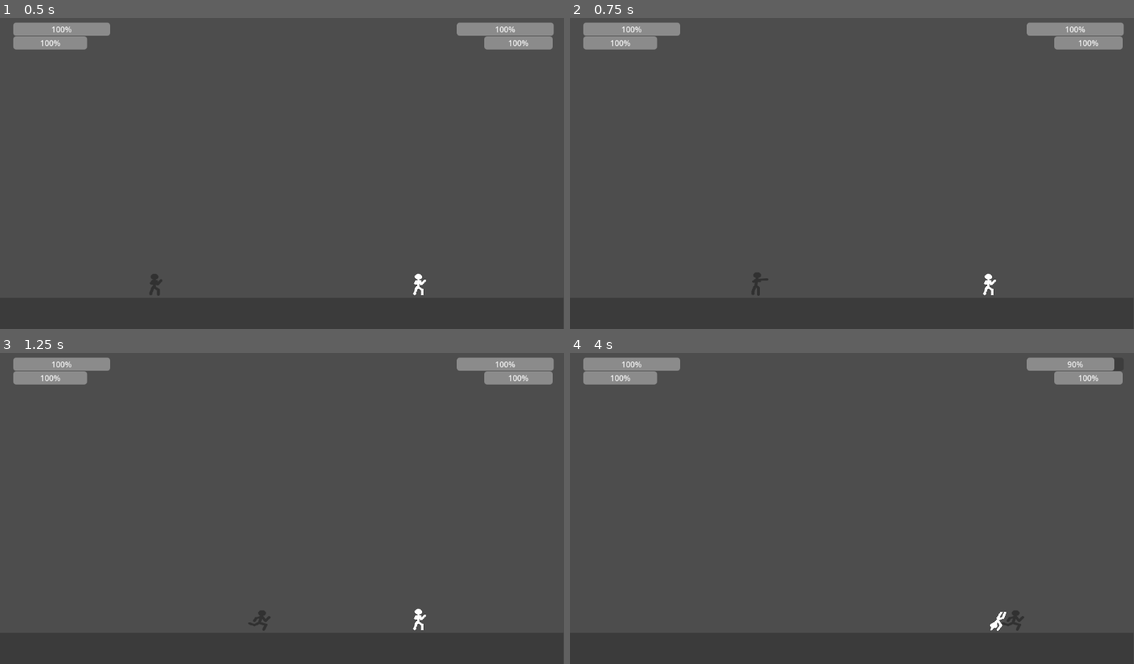
Above: before the commit, frames 1-4 (two rows, left to right).
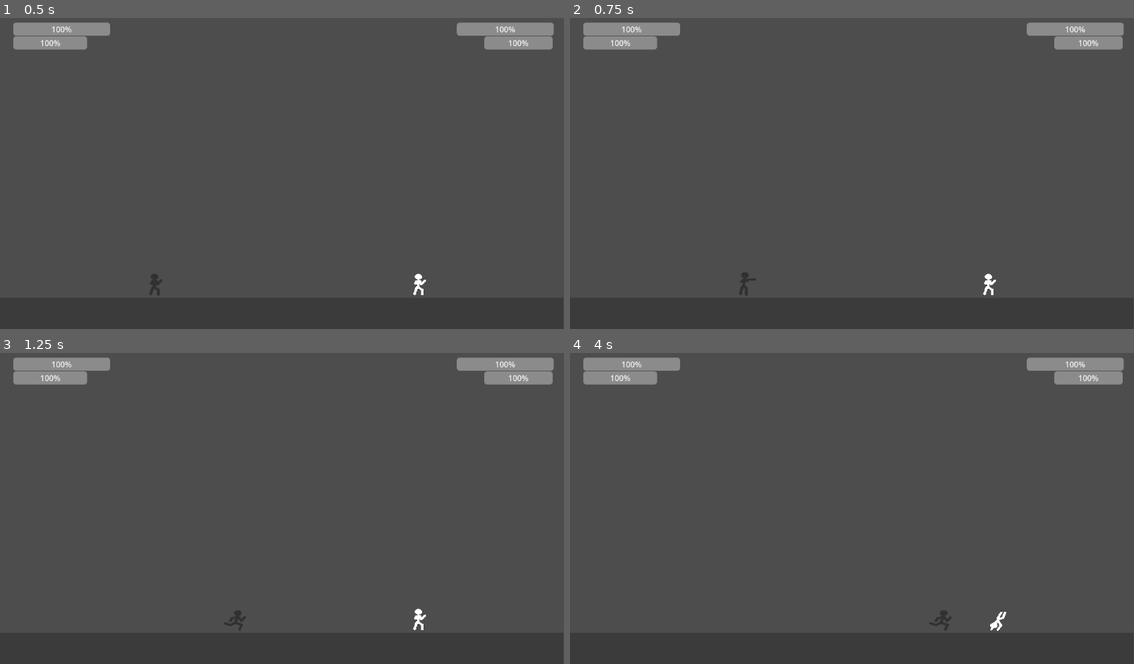
Above: after the commit, the same moments.

Repository: dsivodhamen-cmd/RunTheFade
Game: Godot game, scene res://scenes/game.tscn
The game is run twice, just before and just after one commit, with the same random seed, the same clock (stepped at 60 frames per second) and the same inputs.
Inputs:
- Up to frame 1 (0.5 s): no input
- Up to frame 2 (0.75 s): hold D (p1_right) from 0.53 s (still down); tap C (p1_light_attack) at 0.6 s
- Up to frame 3 (1.25 s): keep holding D (p1_right); tap W (p1_up) at 0.77 s; tap N (p2_light_attack) at 0.8 s
- Up to frame 4 (4 s): tap N (p2_light_attack) at 1.35, 2.3, 3.8 s; tap W (p1_up) at 1.52, 3.02, 3.77 s; tap C (p1_light_attack) at 1.55, 3.05, 3.6 s; release D (p1_right) at 2.03 s; hold A (p1_left) 2.03-2.78 s; hold F (p1_block) 2.03-2.78 s; hold D (p1_right) from 2.78 s (still down); tap X (p1_heavy_attack) at 2.85 s

Frame 1 is identical in both runs. In frame 2, 0.1% of the frame differs, in the area x 30-36%, y 81-90%; in frame 3, 0.1%; in frame 4, 0.3%, in the area x 63-99%, y 1-90%.

Commit message:
created light attack knockback for player 1

Diff:
--- a/run-the-fade/scenes/main_menu.tscn
+++ b/run-the-fade/scenes/main_menu.tscn
@@ -49,6 +49,7 @@
 
 [node name="VBoxContainer" type="VBoxContainer" parent="PanelContainer" unique_id=2139131255]
 layout_mode = 2
+theme_override_constants/separation = 4
 
 [node name="Play button" type="Button" parent="PanelContainer/VBoxContainer" unique_id=1644635754]
 layout_mode = 2
--- a/run-the-fade/scripts/player_1.gd
+++ b/run-the-fade/scripts/player_1.gd
@@ -74,7 +74,7 @@
 
 
 	if direction:
-		velocity.x = direction * speed
+		velocity.x = lerp(velocity.x, direction * speed, 0.2)
 
 # allows the player to move in the direction they are holding
 		if is_on_floor():
--- a/run-the-fade/scripts/player_2.gd
+++ b/run-the-fade/scripts/player_2.gd
@@ -30,6 +30,18 @@
 # exporting an variable storing the players light attack damage an an interger
 @export var heavy_attack_damage: int = 50
 # exporting an varabile storing the players heavy attack damage as an interger
+@export var light_down_knockback = 250
+# exporting an varaible storing the players light down knockback
+@export var light_side_knockback = 200
+# exporting an varaible storing the players light side knockback
+@export var light_up_knockback = 250
+# exporting an varaible storing the players light up knockback
+@export var heavy_down_knockback = 600
+# exporting an varaible storing the players heavy down knockback
+@export var heavy_side_knockback = 600
+# exporting an variable storing the players heavy side knockback
+@export var heavy_up_knockback = 600
+#exporting an varaible storing the players heavy up knockback
 @export var p2_health_ui: ProgressBar
 # exporting the progress bar and making it an varaible for storing health
 @export var p2_posture_ui: ProgressBar
@@ -74,7 +86,7 @@
 
 
 	if direction:
-		velocity.x = direction * speed
+		velocity.x = lerp(velocity.x, direction * speed, 0.2)
 
 # allows the player to move in the direction they are holding
 		if is_on_floor():
@@ -147,19 +159,31 @@
 	is_attacking = true
 # sets attacking to true
 
+	var knockback = Vector2.ZERO
+# creates a varible in the attack function storing knockback
+
 	if Input.is_action_pressed("p2_down"):
 # if the player is holding down when they attack then it will down light
 		animation.play("Light down attack")
 # plays the down light attack animation
+		knockback = Vector2(0, light_down_knockback)
+# changes the knockback varabile value to the light_down_knockback ammount
 
 	elif Input.is_action_pressed("p2_left") or Input.is_action_pressed("p2_right"):
 # if the play is holding right or left when they attack it will side light
 		animation.play("Light side attack")
 # plays the side light attack animation
+		if sprite_2d.flip_h:
+			knockback = Vector2(0, -light_side_knockback)
+		else:
+			knockback = Vector2(0, light_side_knockback)
+# depending on the direction the player is facing will apply knockback in that direction.
 
 	else:
 		animation.play("Light up attack")
 # if the player is not holding anything when they attack then it will Up attack
+		knockback = Vector2(0, -light_up_knockback)
+# changes the knockback varaible value to the light_up_knockback ammount
 
 	await animation.animation_finished
 	is_attacking = false
@@ -168,7 +192,7 @@
 	for area in p2_hitbox.get_overlapping_areas():
 # a for loop going through for all areas inside of p2_hitbox
 		if area.get_parent() != self:
-			area.get_parent().take_damage(light_attack_damage)
+			area.get_parent().take_damage(light_attack_damage, knockback)
 # if there is an area that isnt the p2_hitbox then it will take damage
 
 
@@ -215,7 +239,12 @@
 	is_parrying = false
 # once the parry window closes, the player will no longer be able to parry
 
-func take_damage(amount):
+func take_knockback(force: Vector2):
+	velocity = force
+
+
+
+func take_damage(amount, knockback):
 	if is_parrying:
 
 		is_parrying = false
@@ -247,7 +276,9 @@
 	if p2_health > 0:
 		p2_health -= amount
 		p2_health_ui.value = p2_health
-# if the player has health greater than 0 and takes damage it will take damage lowering the HPP
+# if the player has health greater than 0 and takes damage it will take damage lowering the HP
+		take_knockback(knockback)
+# the player takes knockback acording to the attack that they were hit with.
 
 func posture_break():
 
